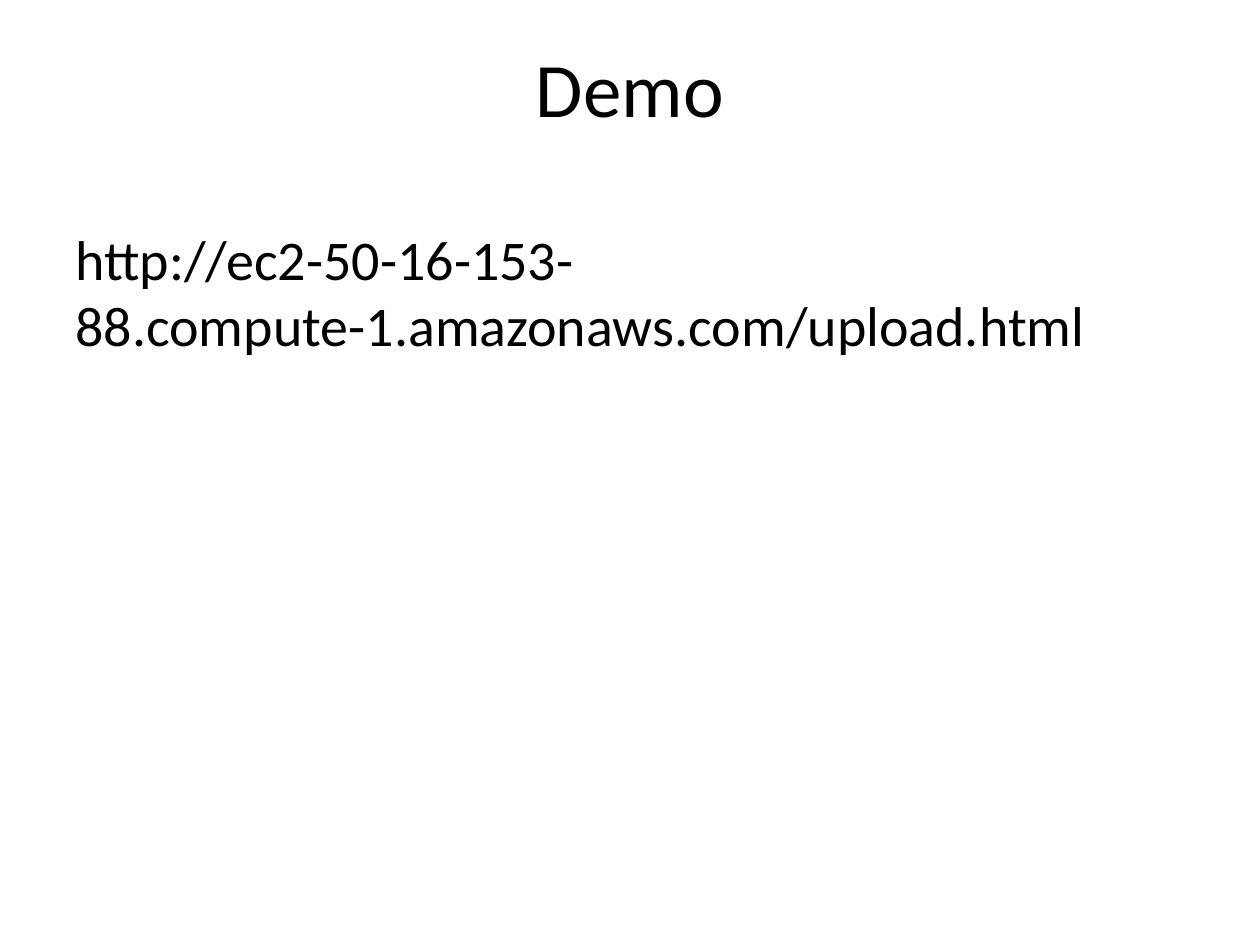
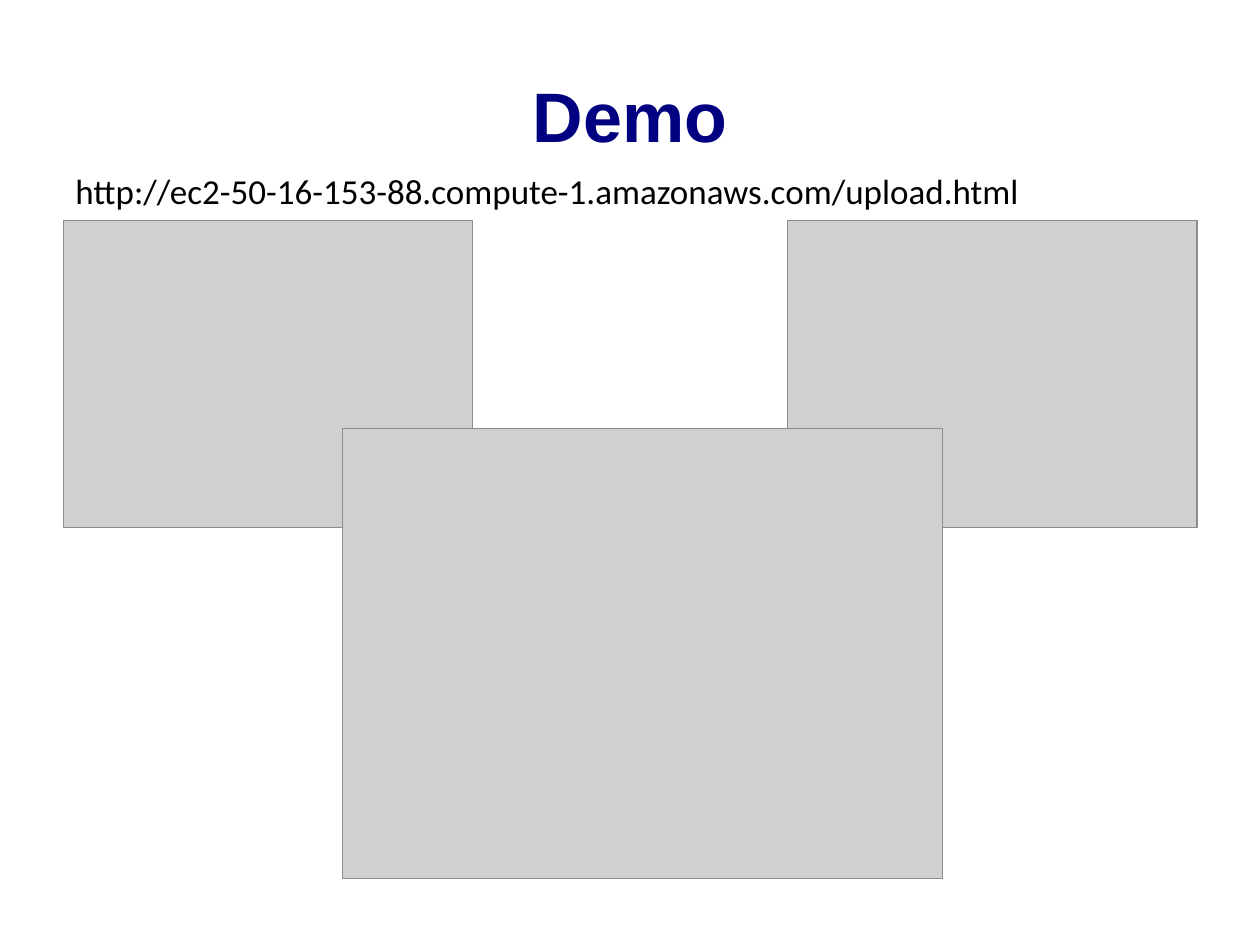
Before and after one commit to thatsnotright/distributed-imagemosaic, a slide deck: slide 2 of GeoMosaic.ppt. Drawn at 1260x945 pixels with LibreOffice and Linux fonts; fonts in the diff are those of the drawing; grey boxes stand for pictures; background and template pictures are left out. Boxes give left, top, right and bottom in pixels: in the first picture for what was removed or moved away, otherwise in the second. Text is boxed around its words. In the diff, an @@ line names an element or a change of style, - is before the commit and + after.

Commit message:
Added my slides

```diff
--- a/GeoMosaic.ppt
+++ b/GeoMosaic.ppt
@@ title "Demo" at (x1=533, y1=94, x2=727, y2=143): size 44 to 40 pt, font Calibri to Arial, text colour #000000 to #000080, bold on; line spacing 0.98 to 0.93; vertical alignment top to middle @@
@@ text "http://ec2-50-16-153-88.compute-1.amazonaws.com/upload.html" moved from (x1=75, y1=241, x2=1084, y2=355) to (x1=75, y1=179, x2=1018, y2=210) @@
@@ text "http://ec2-50-16-153-88.compute-1.amazonaws.com/upload.html" at (x1=75, y1=179, x2=1018, y2=210): size 32 to 20 pt @@
@@ picture added at (x1=63, y1=220, x2=472, y2=528) @@
@@ picture added at (x1=788, y1=220, x2=1197, y2=528) @@
@@ picture added at (x1=343, y1=428, x2=942, y2=878) @@
```
Also in this commit, not shown: 2 other slides changed, 8 slides added, 2 slides removed.
